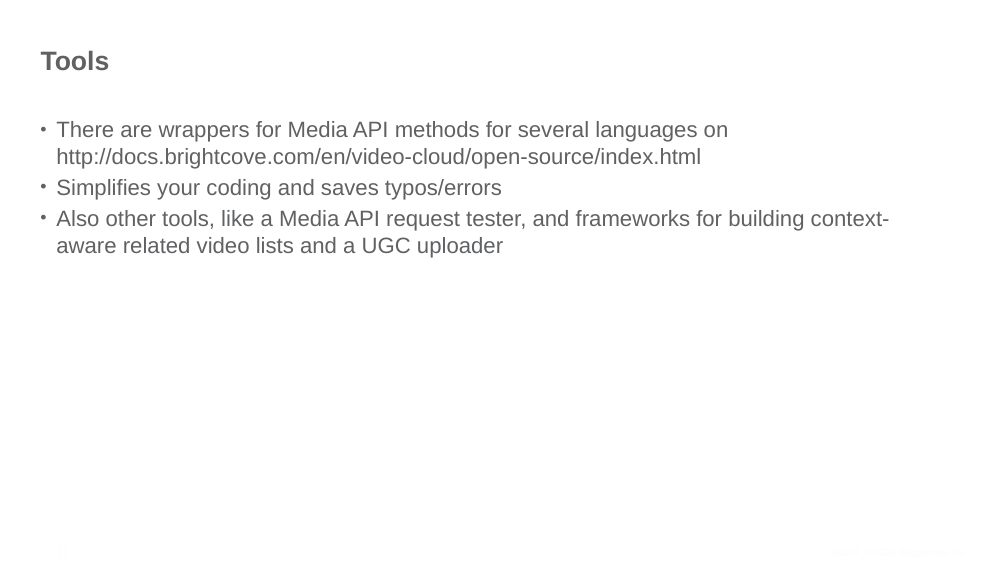
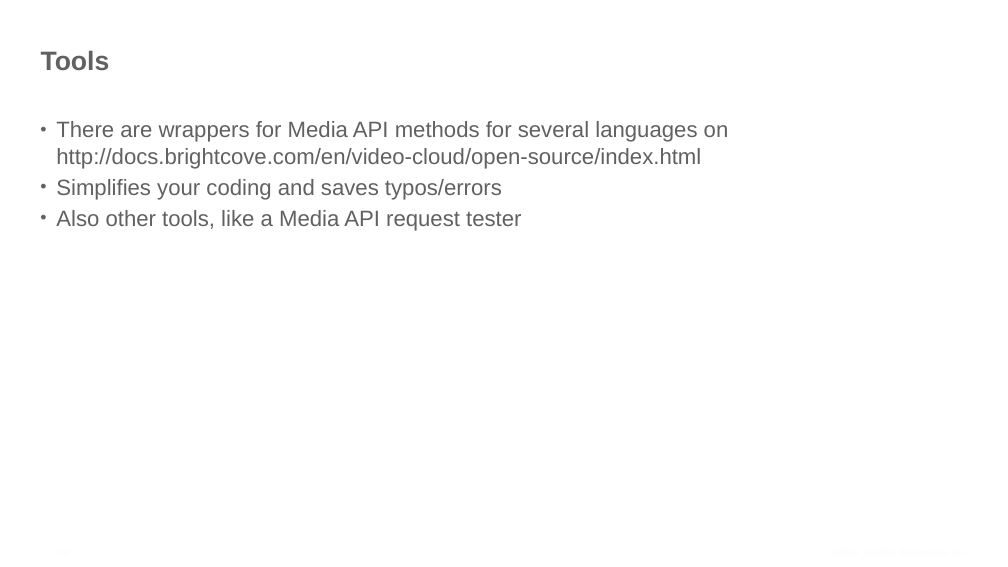
Before and after one commit to BrightcoveLearning/VideoCloudMediaAPI, a slide deck: slide 10 of Slides/Developing-with-the-Media-API-Aug-2013.ppt (slide 11 before the commit). Drawn at 1008x567 pixels with LibreOffice and Linux fonts; fonts in the diff are those of the drawing; background and template pictures are left out. Boxes give left, top, right and bottom in pixels: in the first picture for what was removed or moved away, otherwise in the second. Text is boxed around its words. In the diff, an @@ line names an element or a change of style, - is before the commit and + after.

```diff
--- a/Slides/Developing-with-the-Media-API-Aug-2013.ppt
+++ b/Slides/Developing-with-the-Media-API-Aug-2013.ppt
@@ text at (56, 210, 521, 231): text changed @@
-• Also other tools, like a Media API request tester, and frameworks for building context-aware related video lists and a UGC uploader
+• Also other tools, like a Media API request tester
```
Also in this commit, not shown: 5 other slides changed, 1 slide removed, 3 other files.
